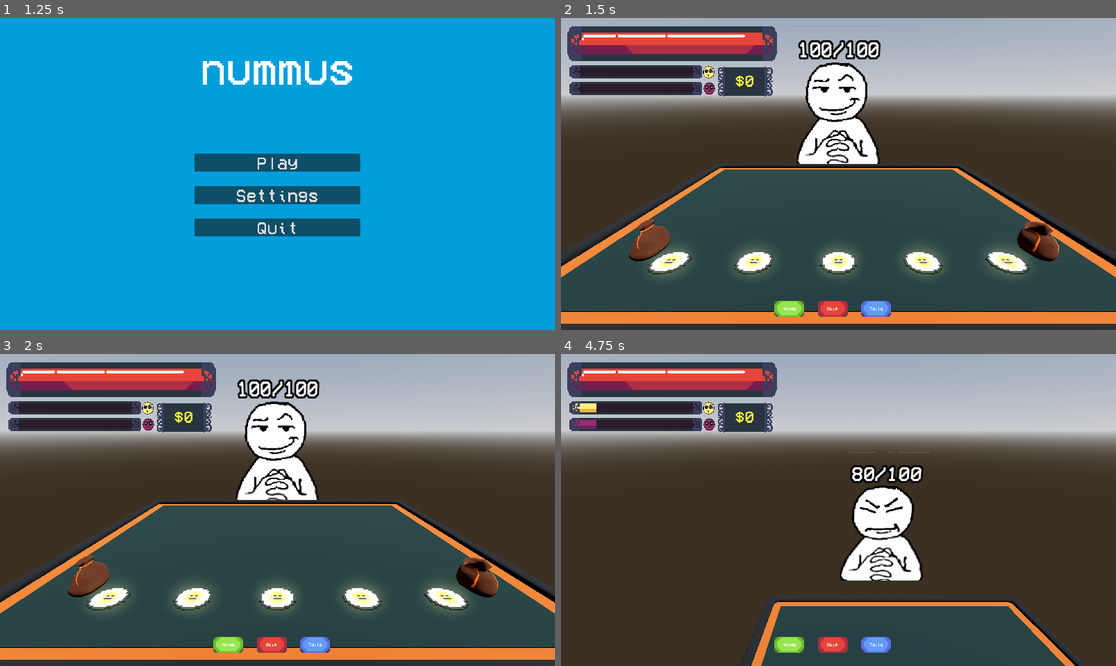
Above: before the commit, frames 1-4 (two rows, left to right).
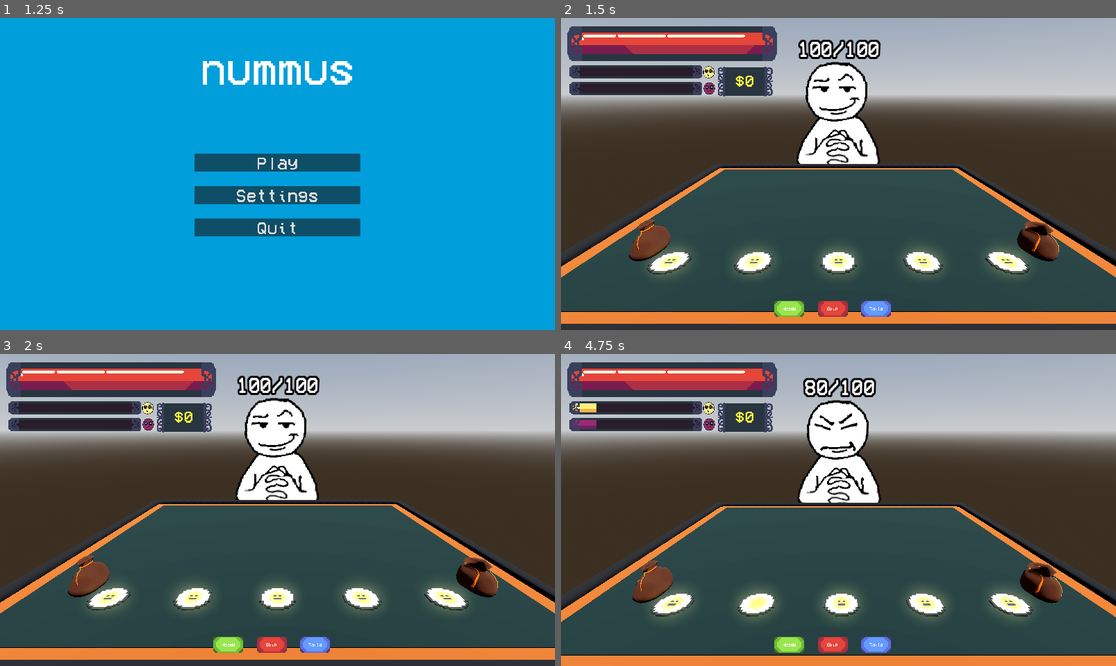
Above: after the commit, the same moments.

Repository: nianjindev/nummus
Game: Godot game, scene res://gui/splash_screen/splash_screen_manager.tscn
The game is run twice, just before and just after one commit, with the same random seed, the same clock (stepped at 60 frames per second) and the same inputs. The engine's default icon, where the game draws it, is replaced by a stand-in: a white triangle on a blue panel in a dark square.
Inputs (mouse positions are in pixels of both pictures, inside the frame that each line leads up to):
- Up to frame 1 (1.25 s): tap Enter at 0.5 s; move the mouse to (399, 158) at 0.52 s; click (399, 158) at 0.67 s; tap Space at 0.77 s
- Up to frame 2 (1.5 s): click "Play" at 1.25 s
- Up to frame 3 (2 s): no input
- Up to frame 4 (4.75 s): click "Skip" at 2 s; click "Skip" at 2.75 s; click "Heads" at 3.5 s; move the mouse to (727, 525) at 4.27 s; click (727, 525) at 4.42 s; tap Space at 4.52 s

Frame 1 is identical in both runs. In frame 2, 0.6% of the frame differs, in the area x 42-58%, y 6-47%; in frame 3, 2.2%; in frame 4, 40%, in the area x 0-100%, y 7-100%.

Commit message:
made screen shake more lame

Diff:
--- a/nummus-game/autoload/signalbus.gd
+++ b/nummus-game/autoload/signalbus.gd
@@ -49,7 +49,6 @@
 		Globals.in_favor = false
 
 func _on_current_enemy_defeated():
-	toggle_coin_flip_ui.emit(false)
 	toggle_level_completed_ui.emit(true)
 
 	# open win menu
--- a/nummus-game/base_objects/enemy.gd
+++ b/nummus-game/base_objects/enemy.gd
@@ -37,8 +37,15 @@
 	animated_sprite.play("neutral")
 	animation_player.speed_scale = 1
 
+
+
 func play_death_animation():
+	Signalbus.enemy_hurt_visuals.emit()
 	animated_sprite.play("very_hurt")
+
+	Signalbus.toggle_coin_flip_ui.emit(false)
+	animation_player.speed_scale = 0
+
 	await get_tree().create_timer(death_length).timeout
 
 	Signalbus.current_enemy_defeated.emit()
--- a/nummus-game/base_objects/enemy.tscn
+++ b/nummus-game/base_objects/enemy.tscn
@@ -58,7 +58,6 @@
 libraries = {
 &"": SubResource("AnimationLibrary_orwns")
 }
-autoplay = "idle"
 
 [node name="EnemySprite" type="AnimatedSprite3D" parent="."]
 
--- a/nummus-game/base_objects/player_camera.gd
+++ b/nummus-game/base_objects/player_camera.gd
@@ -1,9 +1,9 @@
 extends Camera3D
 
-@export var max_shake:float = 10.0
-@export var shake_fade:float = 10.0
+@export var max_shake: float = .25
+@export var shake_fade: float = 10
 
-var _shake_strength: float = 0.0
+var _shake_strength: float = 0
 
 func _ready():
 	Signalbus.enemy_hurt_visuals.connect(_on_enemy_hurt)
@@ -14,9 +14,8 @@
 func _process(delta: float):
 	if _shake_strength > 0:
 		_shake_strength = lerp(_shake_strength, 0.0, shake_fade * delta)
-		h_offset = randf_range(-_shake_strength, _shake_strength)
-		v_offset = randf_range(-_shake_strength, _shake_strength)
-
+		h_offset = randf_range(-_shake_strength , _shake_strength)
+		v_offset = randf_range(-_shake_strength , _shake_strength)
 
 func _on_enemy_hurt():
 	trigger_shake()
